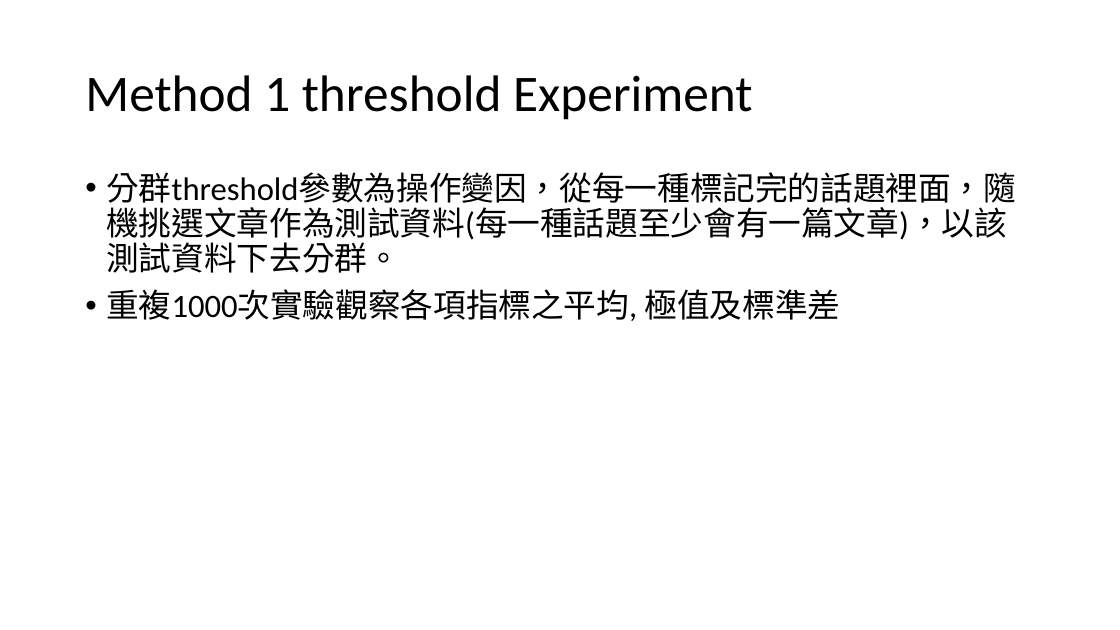
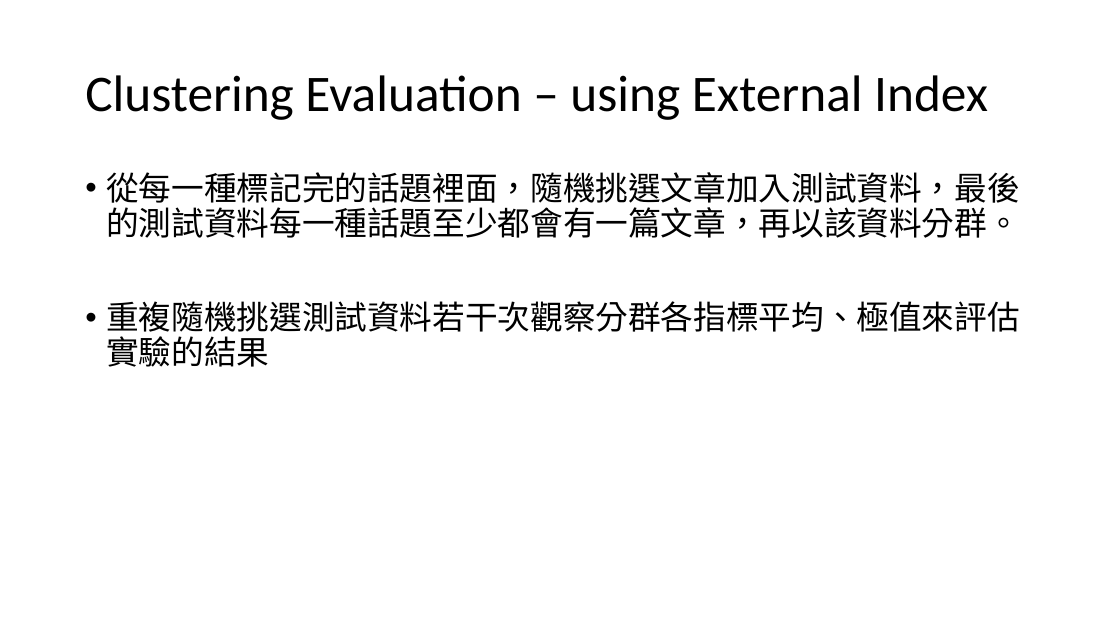
Before and after one commit to ZhongTing/HotTopicDetection, a slide deck: slide 27 of Hot-Topic-Detection.pptx (slide 22 before the commit). Drawn at 1120x630 pixels with LibreOffice and Linux fonts; fonts in the diff are those of the drawing. Boxes give left, top, right and bottom in pixels: in the first picture for what was removed or moved away, otherwise in the second. Text is boxed around its words. In the diff, an @@ line names an element or a change of style, - is before the commit and + after.

Commit message:
更新實驗數據

```diff
--- a/Hot-Topic-Detection.pptx
+++ b/Hot-Topic-Detection.pptx
@@ title at box(85, 75, 988, 120): text changed @@
-Method 1 threshold Experiment
+Clustering Evaluation – using External Index
@@ text at box(106, 172, 1019, 367): text changed @@
-• 分群threshold參數為操作變因，從每一種標記完的話題裡面，隨機挑選文章作為測試資料(每一種話題至少會有一篇文章)，以該測試資料下去分群。
-• 重複1000次實驗觀察各項指標之平均, 極值及標準差
+• 從每一種標記完的話題裡面，隨機挑選文章加入測試資料，最後的測試資料每一種話題至少都會有一篇文章，再以該資料分群。
+• 重複隨機挑選測試資料若干次觀察分群各指標平均、極值來評估實驗的結果
```
Also in this commit, not shown: 10 other slides changed, 24 slides added, 3 slides removed, 12 other files.
